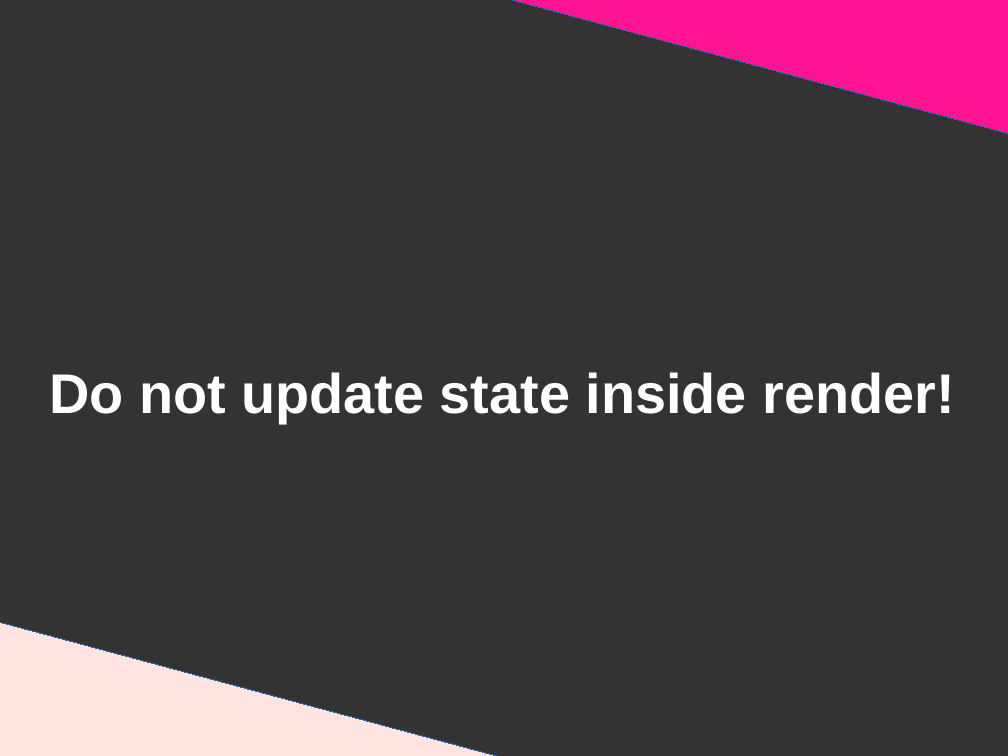
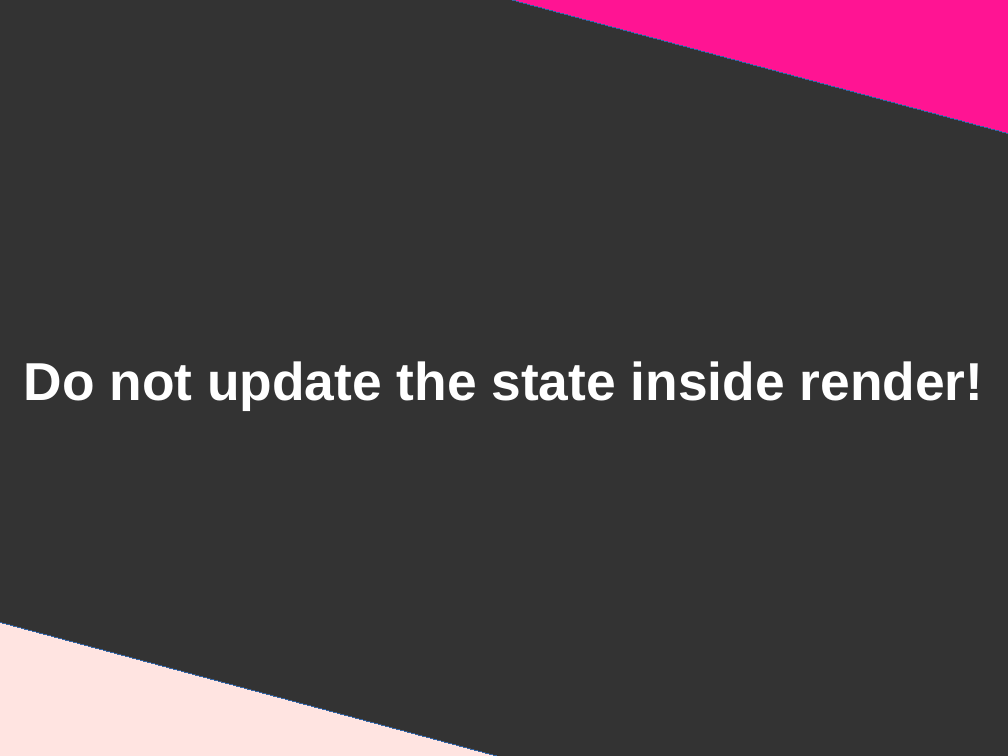
Before and after one commit to DanYellow/presentations, a slide deck: slide 23 of react-redux-101/presentation.odp. Drawn at 1008x756 pixels with LibreOffice and Linux fonts; fonts in the diff are those of the drawing. Boxes give left, top, right and bottom in pixels: in the first picture for what was removed or moved away, otherwise in the second. Text is boxed around its words. In the diff, an @@ line names an element or a change of style, - is before the commit and + after.

```diff
--- a/react-redux-101/presentation.odp
+++ b/react-redux-101/presentation.odp
@@ title at (24, 361, 984, 410): text changed; size 44 to 42 pt @@
-Do not update state inside render!
+Do not update the state inside render!
```
Also in this commit, not shown: 4 other slides changed, 1 slide added, 1 slide removed, 11 other files.
